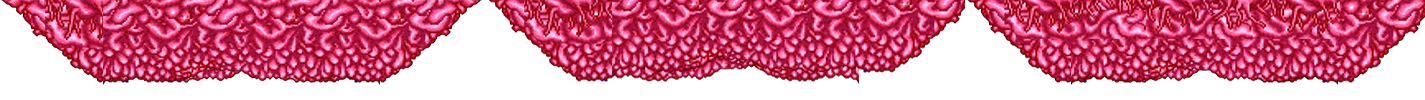
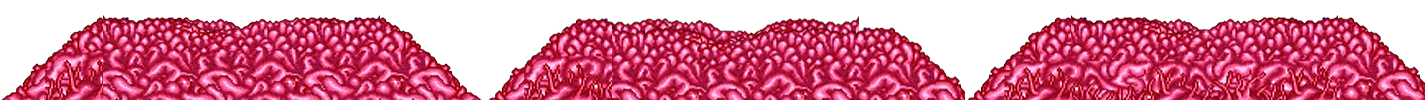
Layered file, before and after one edit (1425x100). Changes by layer:
painted on "2" (1st of 4, in "3") over [left=1004, top=0, right=1340, bottom=100]
painted on "1 copy" over [left=1071, top=0, right=1425, bottom=100]
painted on "1" (1st of 4, in "3") over [left=967, top=0, right=1338, bottom=100]
painted on "1 copy 2" over [left=612, top=0, right=973, bottom=100]
painted on "2" (3rd of 4, in "2") over [left=524, top=0, right=859, bottom=100]
painted on "1" (2nd of 4, in "2") over [left=488, top=0, right=859, bottom=100]
painted on "1 copy 3" over [left=103, top=0, right=482, bottom=100]
painted on "2" (4th of 4, in "1") over [left=45, top=0, right=380, bottom=100]
painted on "1" (4th of 4, in "1") over [left=1, top=0, right=380, bottom=100]
